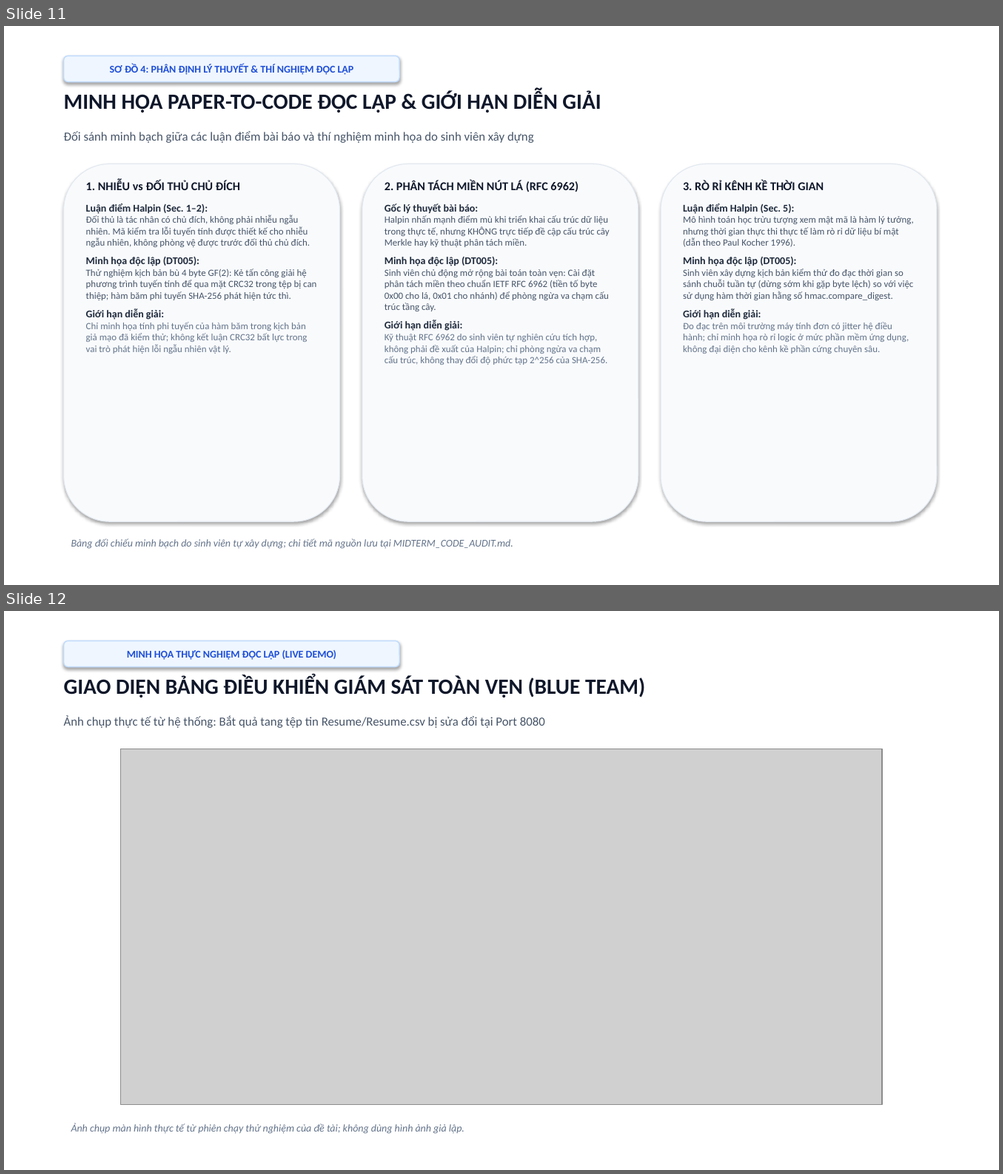
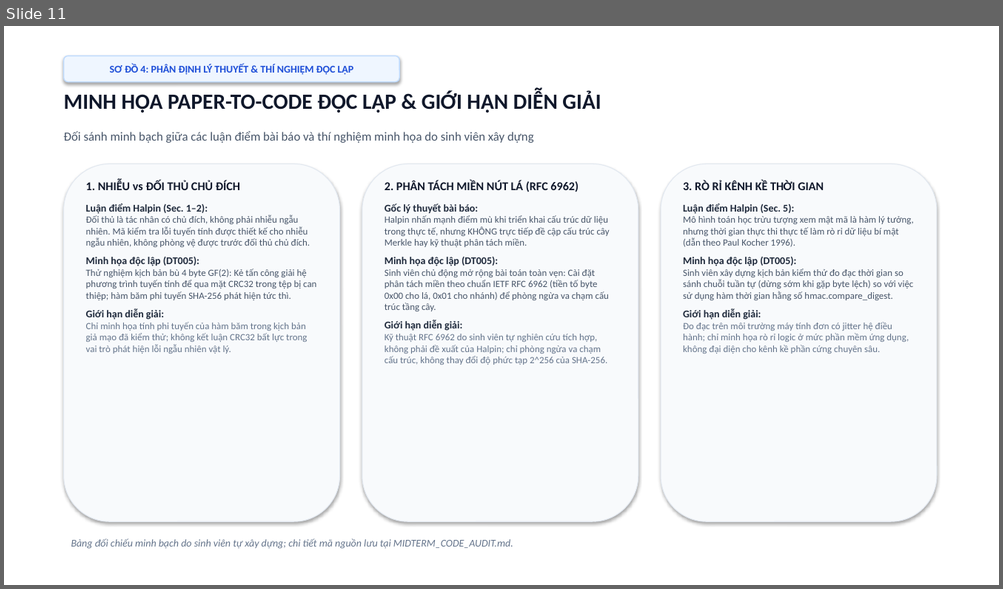
Before and after one commit to kietvo5924/ATBMHTTT_DT005_FileIntegrity, a slide deck: Bao_Cao_Giua_Ky_DT05_Final.pptx. Shown one above the other, each under a label of ours: slides 11 and 12 before the commit, slide 11 after it. The pictures are 1003x1174 and 1003x589 pixels, drawn with LibreOffice and Linux fonts; fonts in the diff are those of the drawing; grey boxes stand for pictures. Boxes give left, top, right and bottom in pixels: in the first picture for what was removed or moved away, otherwise in the second. Text is boxed around its words. In the diff, an @@ line names an element or a change of style, - is before the commit and + after.

```diff
--- a/Bao_Cao_Giua_Ky_DT05_Final.pptx
+++ b/Bao_Cao_Giua_Ky_DT05_Final.pptx
@@ slide 12 removed at (4,611,999,1170), background #FFFFFF @@
@@ rectangle removed at (4,611,999,1170) @@
@@ rounded rectangle removed at (64,641,399,667) @@
-MINH HỌA THỰC NGHIỆM ĐỘC LẬP (LIVE DEMO)
@@ text removed at (64,675,645,698) @@
-GIAO DIỆN BẢNG ĐIỀU KHIỂN GIÁM SÁT TOÀN VẸN (BLUE TEAM)
@@ text removed at (64,716,545,728) @@
-Ảnh chụp thực tế từ hệ thống: Bắt quả tang tệp tin Resume/Resume.csv bị sửa đổi tại Port 8080
@@ picture removed at (121,749,882,1105) @@
@@ text removed at (71,1123,464,1134) @@
-Ảnh chụp màn hình thực tế từ phiên chạy thử nghiệm của đề tài; không dùng hình ảnh giả lập.
```
Also in this commit, not shown: 1 slide added, 7 other files.
